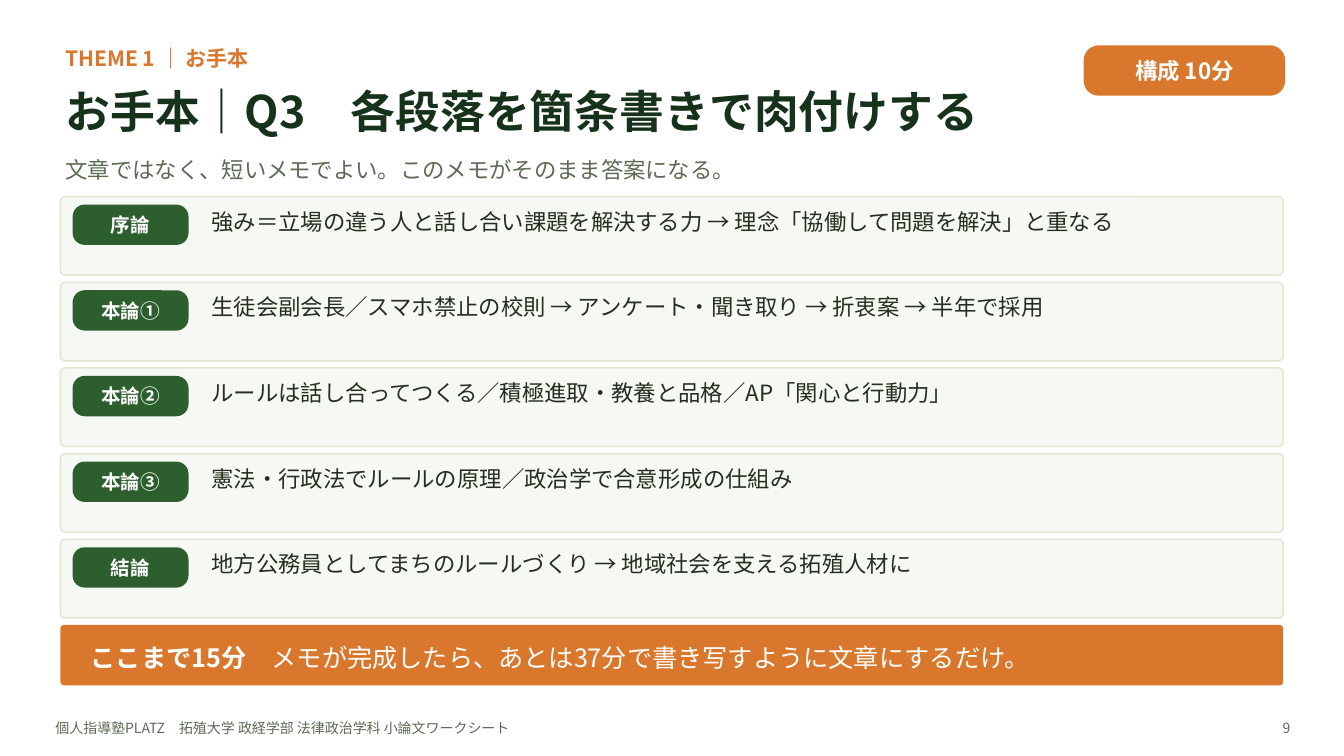
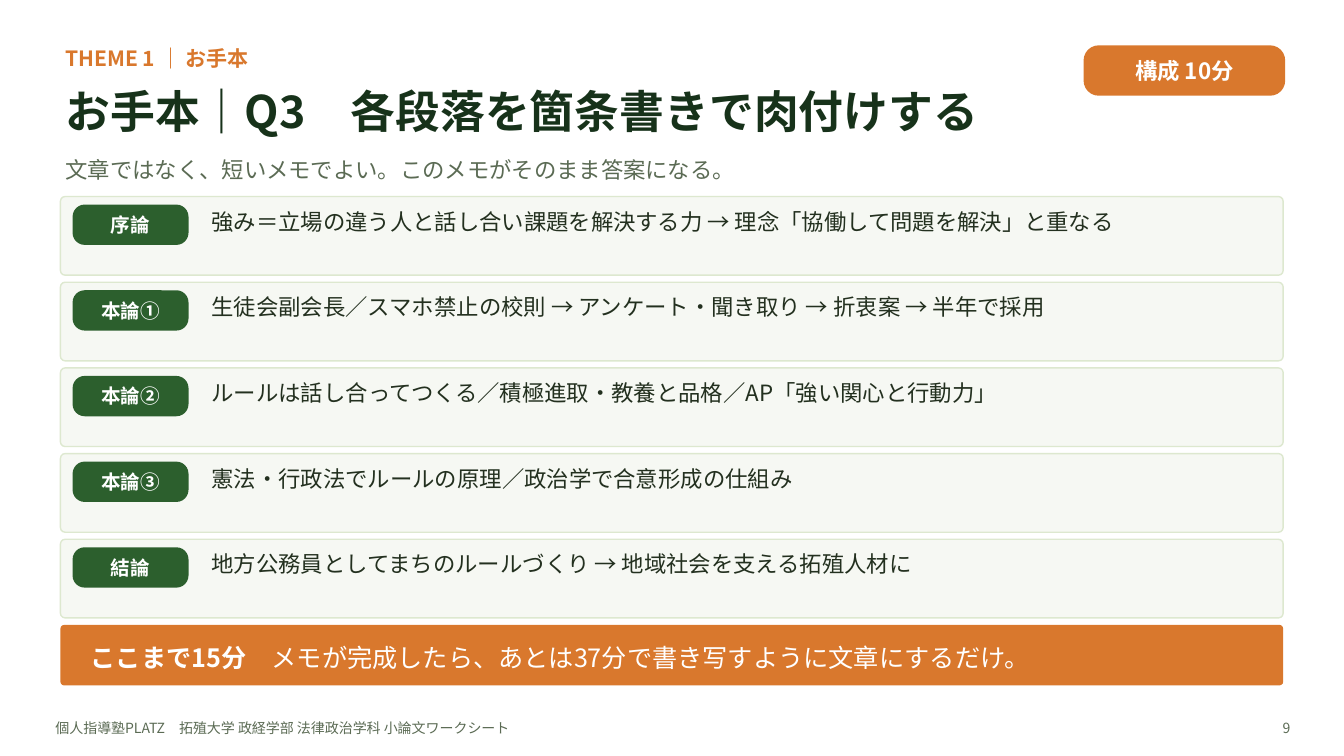
Before and after one commit to platzgod/PLATZAI-, a slide deck: slide 9 of 小論文添削（ショー）/ワークシート/拓殖大学_政経学部法律政治学科/拓殖大学_政経学部法律政治学科_小論文ワークシート.pptx. Drawn at 1344x756 pixels with LibreOffice and Linux fonts; fonts in the diff are those of the drawing. Boxes give left, top, right and bottom in pixels: in the first picture for what was removed or moved away, otherwise in the second. Text is boxed around its words. In the diff, an @@ line names an element or a change of style, - is before the commit and + after.

```diff
--- a/小論文添削（ショー）/ワークシート/拓殖大学_政経学部法律政治学科/拓殖大学_政経学部法律政治学科_小論文ワークシート.pptx
+++ b/小論文添削（ショー）/ワークシート/拓殖大学_政経学部法律政治学科/拓殖大学_政経学部法律政治学科_小論文ワークシート.pptx
@@ text at (212,382,997,403): text changed @@
-ルールは話し合ってつくる／積極進取・教養と品格／AP「関心と行動力」
+ルールは話し合ってつくる／積極進取・教養と品格／AP「強い関心と行動力」
```
Also in this commit, not shown: 11 other slides changed, 6 other files.
